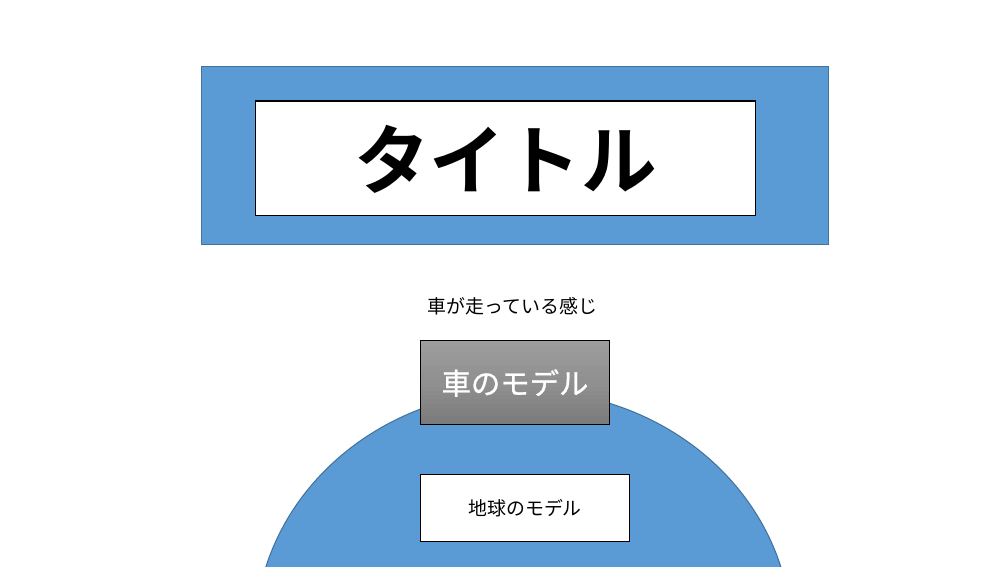
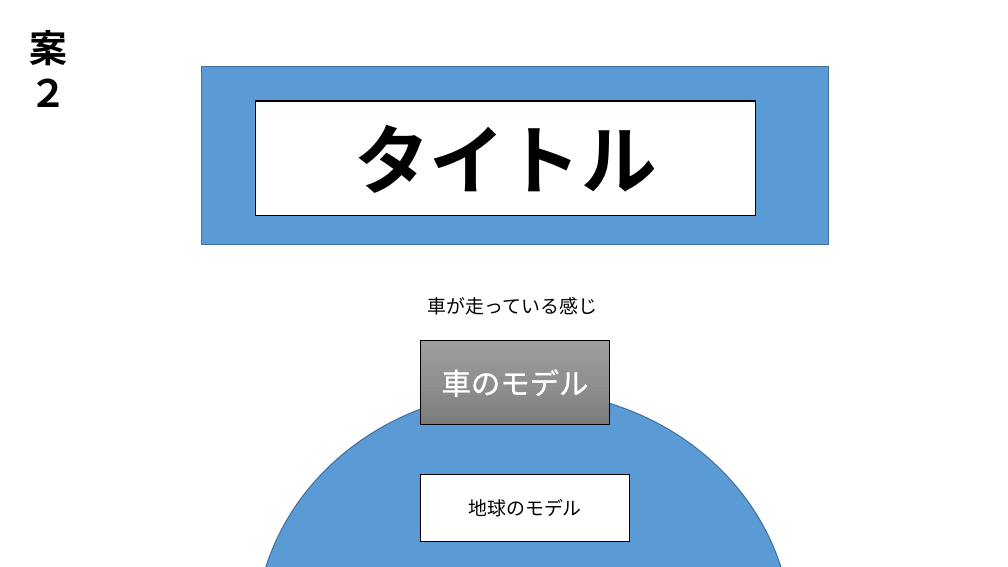
Before and after one commit to MizukiKato0416/sotsugyou_time_kato, a slide deck: slide 8 of 卒業制作_大元タイトル構成.pptx. Drawn at 1008x567 pixels with LibreOffice and Linux fonts; fonts in the diff are those of the drawing. Boxes give left, top, right and bottom in pixels: in the first picture for what was removed or moved away, otherwise in the second. Text is boxed around its words. In the diff, an @@ line names an element or a change of style, - is before the commit and + after.

```diff
--- a/卒業制作_大元タイトル構成.pptx
+++ b/卒業制作_大元タイトル構成.pptx
@@ text added at [30, 30, 68, 107], 36 pt, text #000000, bold @@
+案２
```
Also in this commit, not shown: 6 other slides changed, 1 other file.
